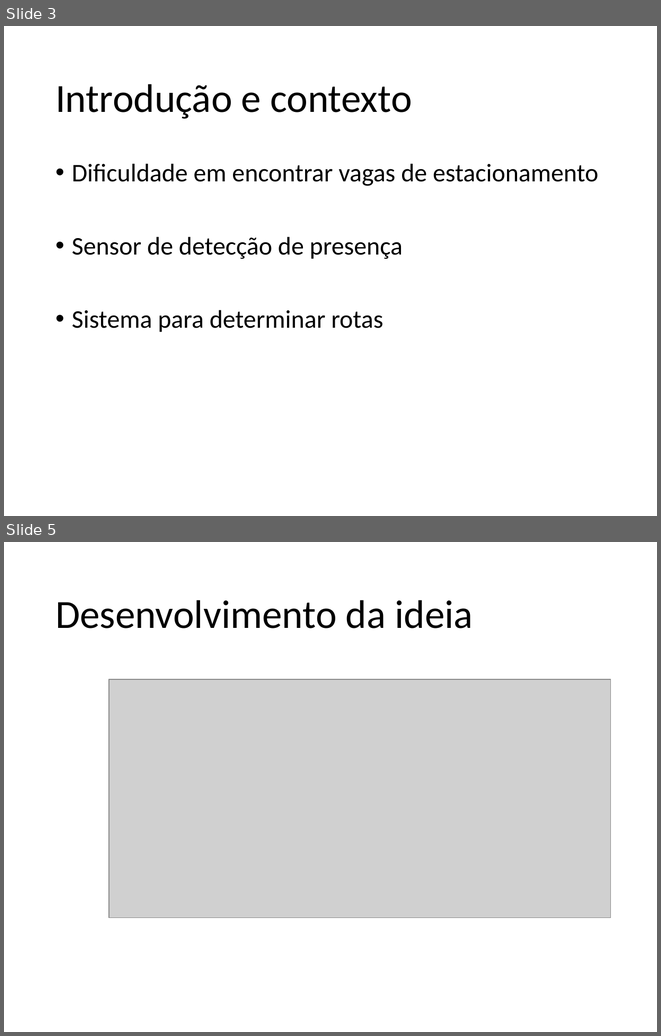
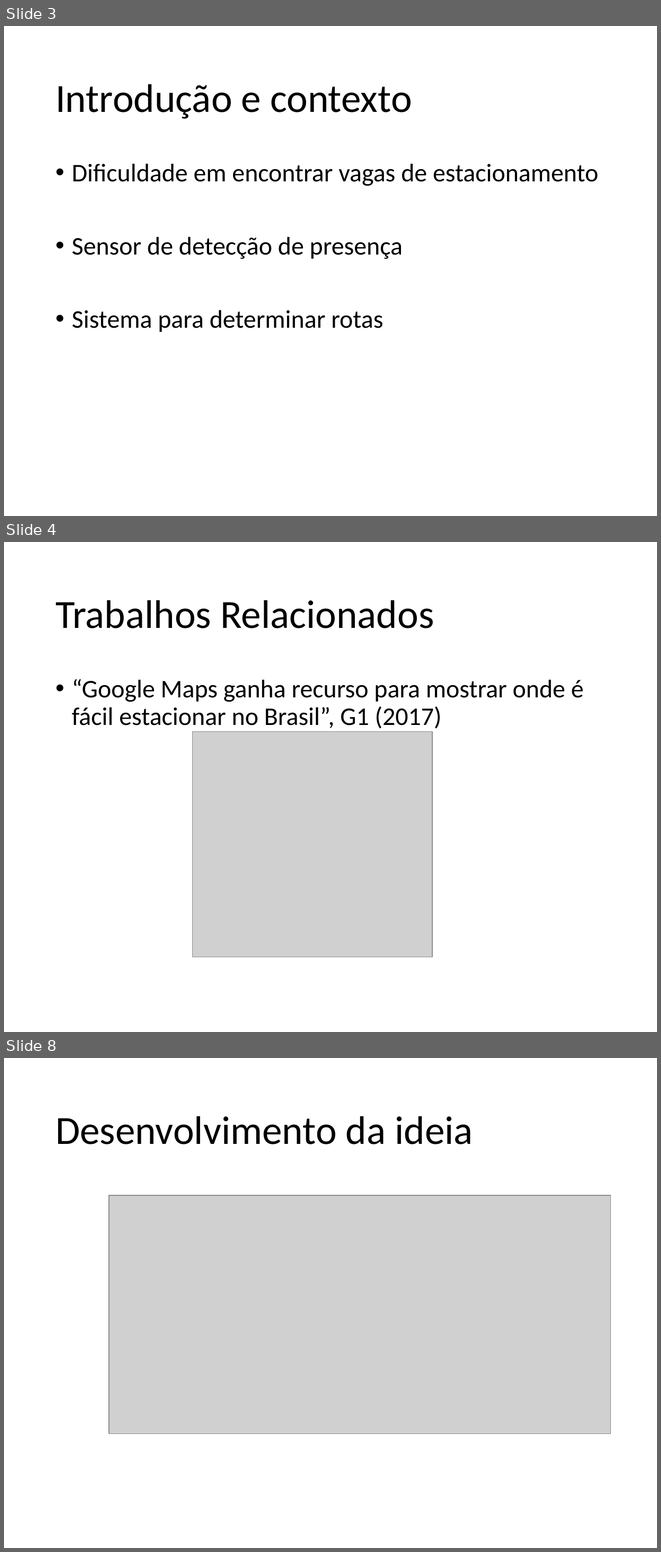
Before and after one commit to MortdecaiX/Oficina, a slide deck: Apresentação - Projeto.pptx. Shown one above the other, each under a label of ours: slides 3 and 5 before the commit, slides 3, 4 and 8 after it; the slides between them are not shown. The pictures are 661x1036 and 661x1552 pixels, drawn with LibreOffice and Linux fonts; fonts in the diff are those of the drawing; grey boxes stand for pictures; background and template pictures are left out. Boxes give left, top, right and bottom in pixels: in the first picture for what was removed or moved away, otherwise in the second. Text is boxed around its words. In the diff, an @@ line names an element or a change of style, - is before the commit and + after.

Commit message:
Trabalhos Relacionados e Funcionamento

```diff
--- a/Apresentação - Projeto.pptx
+++ b/Apresentação - Projeto.pptx
@@ slide 4 added at [4, 542, 657, 1032], background picture (left out) @@
@@ title added at [55, 600, 434, 628], 44 pt, text #000000 @@
+Trabalhos Relacionados
@@ text added at [72, 679, 584, 729], 28 pt, text #000000 @@
+• “Google Maps ganha recurso para mostrar onde é fácil estacionar no Brasil”, G1 (2017)
@@ picture added at [192, 731, 432, 956] @@
@@ what was slide 5 is now slide 8 @@
```
Also in this commit, not shown: 1 slide changed, 3 other slides added.
